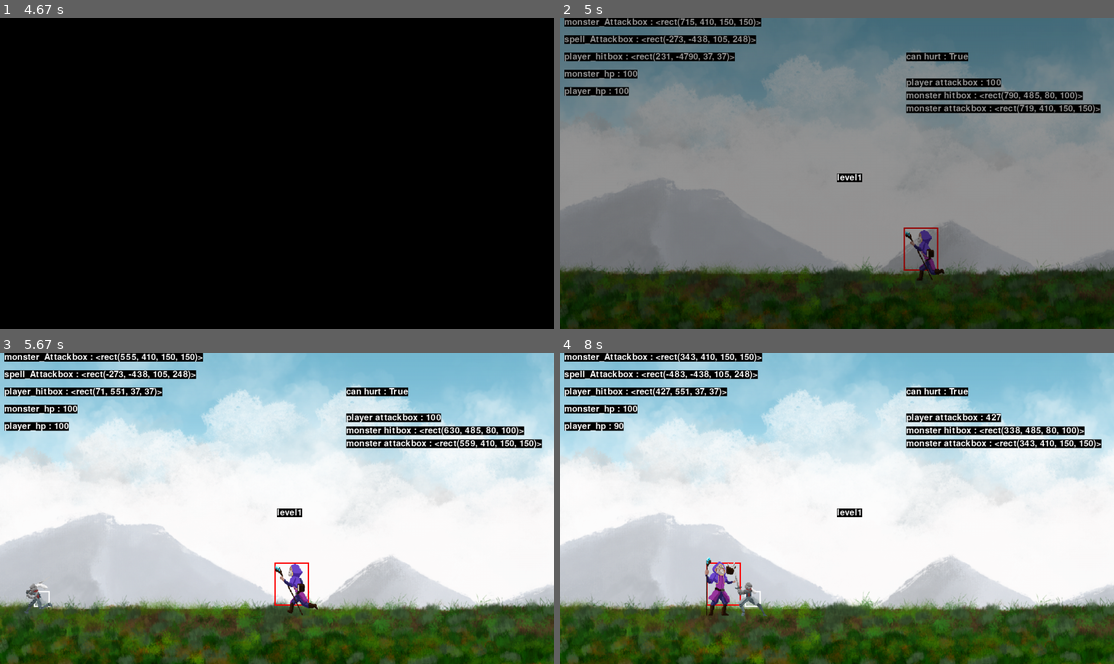
Above: before the commit, frames 1-4 (two rows, left to right).
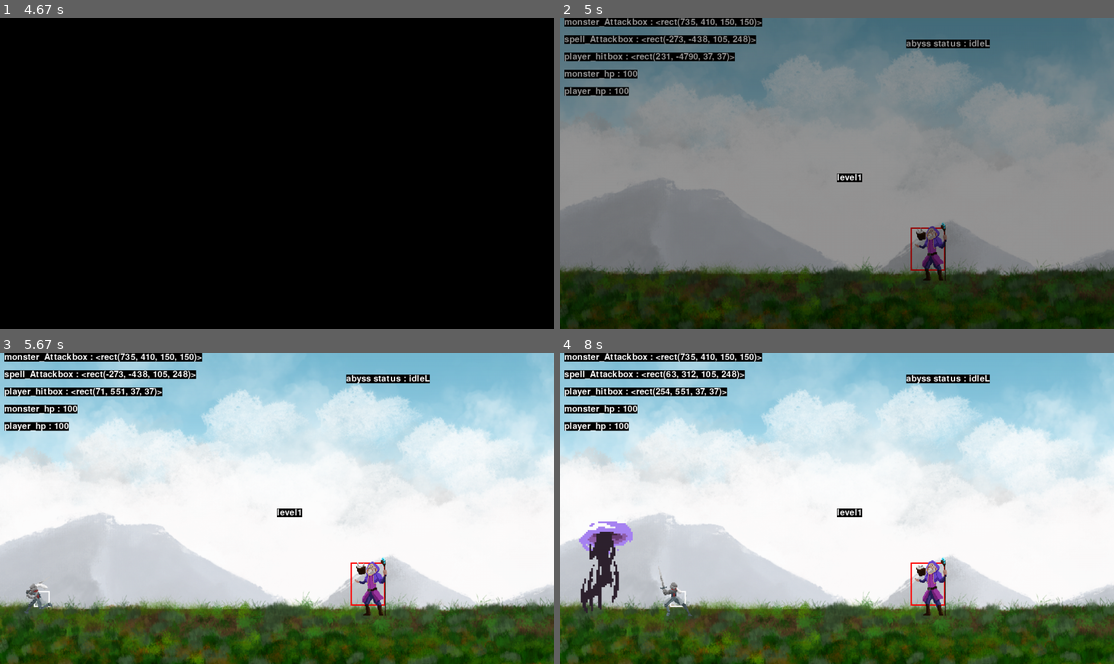
Above: after the commit, the same moments.

Repository: CSID-DGU/2022-1-OSSProj-GaCo-3
Game: pygame game, started from code/game.py
The game is run twice, just before and just after one commit, with the same random seed, the same clock (stepped at 60 frames per second) and the same inputs.
Inputs (mouse positions are in pixels of both pictures, inside the frame that each line leads up to):
- Up to frame 1 (4.67 s): click (277, 173) at 0.38 s
- Up to frame 2 (5 s): tap Space at 4.9 s
- Up to frame 3 (5.67 s): hold Left from 5.23 s (still down)
- Up to frame 4 (8 s): release Left at 5.77 s; hold Left 5.8-6.2 s; hold Right 6.23-6.87 s; hold Left 6.9-7.37 s; hold Right 7.4-7.87 s; tap A at 7.9 s

Frame 1 is identical in both runs. In frame 2, 3.9% of the frame differs, in the area x 22-98%, y 0-85%; in frame 3, 4.6%; in frame 4, 6.8%, in the area x 3-98%, y 0-85%.

Commit message:
feat : abyss spell(with bringer spell)

Diff:
--- a/code/abyss.py
+++ b/code/abyss.py
@@ -15,7 +15,7 @@
         super().__init__(pos, MONSTER_SIZE, groups, obstacle_sprites)
         self.rect = self.image.get_rect(topleft=pos)
         self.hitbox = self.rect.inflate(-220, -200)
-        self.OffsetX = self.scale[0] / 4 # ??????????????????????????????????????????
+        self.OffsetX = self.scale[0] / 4 #??
         self.look_direction = -1
 
         # 공격
@@ -26,13 +26,18 @@
 
         # 아직 어비스 주문 마법을 생성하지 않았으므로 브링어의 주문을 일단 생성
         self.spell = BringerSpell((-500, -500), BRINGER_SPELL_SIZE, groups, self.obstacle_sprites)
+        # spell 공격 상태 및 쿨타임 설정
+        self.can_spell = True
+        self.spell_time = None
+        self.spell_duration_time = 5000 # 5초에 한 번씩 마법 공격 사용
+
         self.isAttack = False
         self.isDead = False
 
         # attack1 상태 및 쿨타임 설정
         self.can_attack = True
         self.attack_time = None
-        self.attack_duration_time = 3000 # 3초에 한 번씩 공격하기
+        self.attack_duration_time = 4000 # 4초에 한 번씩 공격 하기
 
         self.can_hurt = True # default는 공격당할 수 있는 상태, 공격 당한 직후에는 쿨 타임 찰 동안 공격 못 받게 함
         self.hurt_time = None # 공격 당한 직후 해당 시간을 저장, 루프마다 coolsdown()에서 쿨타임 시간 지났는지 확인하기.
@@ -41,13 +46,14 @@
         self.AttackPower = 10 # 공격력
         self.hp = ABYSS_HP # 체력
 
-    def spellON(self): # 얘는 하는 일이 너무 적음. 수정 필요할 듯
-        self.spell.ON(self.targetPos)
+    # def spellON(self): # 얘는 하는 일이 너무 적음. 수정 필요할 듯
+    #     self.spell.ON(self.targetPos)
 
     def import_monster_assets(self):
         self.spr = {'idleL':[], 'idleR':[],
                     'runL':[], 'runR':[],
-                    'attack1L':[], 'attack1R':[], #어비스 이미지 이름은 attack1L, attack1R 로 되어있음. 이거 수정하면 됨
+                    'attack1L':[], 'attack1R':[], # 어비스 이미지 이름은 attack1L, attack1R 로 되어있음. 이거 수정하면 됨
+                    'attack2L':[], 'attack2R':[], # 스펠 공격 전 준비 모션
                     'deathL':[], 'deathR':[],
                     'hurtL':[], 'hurtR':[]}
 
@@ -77,56 +83,75 @@
         self.image = spr[int(self.frame_index)]
         self.rect = self.image.get_rect(center=self.hitbox.center)
 
-        spr = self.spr[self.status]
-        #피격 모션인 경우 애니메이션이 느리게 재생되도록 줄어든 델타타임을 인자로 넘김
-        if 'hurt' in self.status or 'attack' in self.status:
-
+        if 'hurt' in self.status or 'attack1' in self.status: # 피격, 공격 모션일 경우
             if self.frame_index == len(spr) - 1:
-                self.status = 'idleL' if 'L' in self.status else 'idleR' # hurt 이미지가 끝나면 idle 상태로 바꾸기.
+                self.status = 'idleL' if 'L' in self.status else 'idleR' # 이미지 재생이 끝나면 idle 상태로 바꾸기.
+
+        if 'attack2' in self.status: # 마법 공격 상태일 경우
+            if self.frame_index == len(spr) - 1:
+                self.status = 'idleL' if 'L' in self.status else 'idleR' # 이미지 재생이 끝나면 idle 상태로 바꾸기.
+                self.spell.ON(self.targetPos)  # 사용자 위치에 마법 사용
+
 
         if 'death' in self.status and self.animation_end:
             print('death and animation end')
             #임시적 조치로 죽음 모션의 마지막 프레임일 경우 화면 밖으로 내보낸다.
             self.kill()
             self.hitbox.x = 90000
+            self.spell.kill()
             return
 
     def AI(self, df):
         # 플레이어 hitbox의 x 좌표 : self.targetPos
-        # 플레이어와 몬스터의 x좌표 거리가 200이상일 경우, 플레이어 쪽으로 몬스터를 이동시킨다.
+        # 플레이어와 몬스터의 x좌표 거리가 100이상일 경우, 플레이어 쪽으로 몬스터를 이동시킨다.
         distanceX = self.getHitBox().x - self.targetPos # 0보다 크면 플레이어가 왼쪽에 있음, 0보다 작으면 플레이어가 오른쪽에 있음
 
-        # 죽지 않았을 경우, 피격상태가 아닐 경우, 공격 상태가 아닐 경우,
-        if not self.isDead and ('hurt' not in self.status) and ('attack' not in self.status):
-            if abs(distanceX) > 100: # 플레이어와의 거리가 100 이상일 경우에, 플레이어 쪽으로 움직이기.
-                if distanceX > 0: # 플레이어가 왼쪽에 있으면
-                    self.status = 'runL' # 왼쪽으로 움직이는 상태로 변경
-                    self.direction = -1 # 움직일 때 x값이 작아질 수 있게.
-                    self.look_direction = -1
-
-                else: # 플레이어가 오른쪽에 있으면
-                    self.status = 'runR' # 오른쪽으로 움직이는 상태로 변경
-                    self.direction = 1 # 움직일 때 x값이 커질 수 있게.
-                    self.look_direction = 1
-
-            else: # 플레이어와의 거리가 200이하일 경우, 플레이어 방향에 맞춰서 몬스터 방향도 변경해줘야하는 건 동일.
-                if distanceX > 0:  # 플레이어가 왼쪽에 있으면
-                    self.status = 'idleL'
-                    self.direction = -1  # 움직일 때 x값이 작아질 수 있게.
-                    self.look_direction = -1
-
-                else:  # 플레이어가 오른쪽에 있으면
-                    self.status = 'idleR'
-                    self.direction = 1  # 움직일 때 x값이 커질 수 있게.
-                    self.look_direction = 1
-
-                # 쿨 타임 주고 기본 공격 사용
-                if self.can_attack: # 공격 가능 상태일 경우
-                    self.attack_time = pygame.time.get_ticks() # 쿨타임 계산을 위한 공격 시작 시간 저장
-                    self.can_attack = False # 쿨 타임 차기 전까지 공격 못 하도록 can_attack을 False로 변경
-                    self.status = 'attack1L' if self.direction == -1 else 'attack1R' # 방향에 맞게 attack1 상태로 변경
+        if not self.spell.SkillON:
+            # 죽지 않았을 경우, 피격상태가 아닐 경우, 공격 상태가 아닐 경우
+            if (not self.isDead) and ('hurt' not in self.status) and ('attack' not in self.status):
+
+                if not self.animation_end: # 애니메이션이 끝나지 않았으면
+                    return # 상태 변경하지 않도록 ai 종료
+                else: # 애니메이션 재생 끝났으면
+                    # 기존 방향에 맞춰 idle 상태로 변경해주기
+                    if self.look_direction == 1:
+                        self.status = 'idleR'
+                    else:
+                        self.status = 'idleL'
+
+                if abs(distanceX) > 100: # 플레이어와의 거리가 100 이상일 경우에, 플레이어 쪽으로 움직이기.
+                    if distanceX > 0: # 플레이어가 왼쪽에 있으면
+                        self.status = 'runL' # 왼쪽으로 움직이는 상태로 변경
+                        self.direction = -1 # 움직일 때 x값이 작아질 수 있게.
+                        self.look_direction = -1
+
+                    else: # 플레이어가 오른쪽에 있으면
+                        self.status = 'runR' # 오른쪽으로 움직이는 상태로 변경
+                        self.direction = 1 # 움직일 때 x값이 커질 수 있게.
+                        self.look_direction = 1
+
+                else: # 플레이어와의 거리가 200이하일 경우, 플레이어 방향에 맞춰서 몬스터 방향도 변경해줘야하는 건 동일.
+                    if distanceX > 0:  # 플레이어가 왼쪽에 있으면
+                        self.status = 'idleL'
+                        self.direction = -1  # 움직일 때 x값이 작아질 수 있게.
+                        self.look_direction = -1
+
+                    else:  # 플레이어가 오른쪽에 있으면
+                        self.status = 'idleR'
+                        self.direction = 1  # 움직일 때 x값이 커질 수 있게.
+                        self.look_direction = 1
+
+                    # 쿨 타임 주고 기본 공격 사용
+                    if self.can_attack: # 공격 가능 상태일 경우
+                        self.attack_time = pygame.time.get_ticks() # 쿨타임 계산을 위한 공격 시작 시간 저장
+                        self.can_attack = False # 쿨 타임 차기 전까지 공격 못 하도록 can_attack을 False로 변경
+                        self.status = 'attack1L' if self.direction == -1 else 'attack1R' # 방향에 맞게 attack1 상태로 변경
 
             # 쿨 타임을 주고 spell 공격 사용
+            if self.can_spell:  # 마법 공격 가능 상태일 경우
+                self.spell_time = pygame.time.get_ticks()  # 마법 공격 수행 시간 체크
+                self.status = 'attack2L' if 'L' in self.status else 'attack2R'  # 마법 공격 상태로 변경
+                self.can_spell = False  # 마법 불가능 상태로 변경 -> coodsdown에서 시간 지나면 다시 마법 가능 상태로 변경해줌
 
     def move(self):
         if 'run' in self.status:
@@ -140,14 +165,10 @@
     def update(self, df):
         self.AI(df)
         self.animate(df)
-        self.get_status()
+        #self.get_status()
         self.move()
         self.coodsdown()
-
-        debug("can hurt : "+str(self.can_hurt), 800, 80)
-        debug("player attackbox : "+str(self.playerAttackbox.x), 800, 140)
-        debug("monster hitbox : "+str(self.hitbox), 800, 170)
-        debug("monster attackbox : "+str(self.attackBox), 800, 200)
+        debug("abyss status : "+str(self.status), 800, 50)
 
         # 어택 박스 정보 갱신
         if self.direction == -1:
@@ -158,18 +179,17 @@
         # attack animation notify
         # 애니메이션 프레임에 따라서, 스프라이트의 몇 번째 그림에 정확히 공격 이미지가 생성되고 사라지는지를
         # 공격시 어택박스 생성, isAttack 시그널로 사용하기.
-        if 'attack' in self.status and not self.isDead:
+        if 'attack1' in self.status and not self.isDead:
             if (self.frame_index < 6 and self.frame_index > 2): # 어비스 공격 스프라이트의 4, 5, 6 에 공격 이미지 있음
                 # pygame.draw.rect(self.display_surface, (0, 0, 255), self.attackBox, 3)  # 파란색
                 self.isAttack = True
             else:
                 self.isAttack = False
 
-        # 브링어는 spell 공격 전, 준비된 행동이 있음(cast). 하지만 어비스는 일단 없음.
-        # elif 'cast' in self.status and self.animation_end:
-        #     self.spellON()
-
-        # -> 어비스에서 attack을 해줄 때 self.spellON() 해줘야함.
+        # # attack2를 준비 이미지라고 가정, 해당 스프라이트가 다 재생되면 마법을 사용함.
+        # elif 'attack2' in self.status and self.animation_end:
+        #     self.spell.ON(self.targetPos) #사용자 위치에 마법 사용
+        #     # self.spellON()
 
         self.spell.CameraOffset = self.CameraOffset
         self.spell.update(df)
@@ -208,6 +228,10 @@
             if current_time - self.attack_time >= self.attack_duration_time:
                 self.can_attack = True # 다시 공격 가능 상태로 바꿔준다.
 
+        if not self.can_spell: # 마법 공격 시작 후, cans_spell이 False가 됐을 경우
+            if current_time - self.spell_time >= self.spell_duration_time:
+                self.can_spell = True # 쿨타임 시간이 지나면 다시 마법 공격 가능 상태로 바꿔준다.
+
     # scene.py > level_update() 에서 player.hitbox의 x좌표 값을 받아옴.
     # 플레이어를 따라다닐 때 사용할 것.
     def setTargetPos(self, posX):
--- a/code/settings.py
+++ b/code/settings.py
@@ -28,6 +28,7 @@
 ABYSS_IMG_INFO = {'idleL':{'idx':6, 'size': ABYSS_SIZE}, 'idleR':{'idx':6, 'size': ABYSS_SIZE},
                   'runL': {'idx': 8, 'size': ABYSS_SIZE}, 'runR': {'idx': 8, 'size': ABYSS_SIZE},
                   'attack1L': {'idx': 8, 'size': ABYSS_SIZE}, 'attack1R': {'idx': 8, 'size': ABYSS_SIZE},
+                  'attack2L': {'idx': 8, 'size': ABYSS_SIZE}, 'attack2R':{'idx':8, 'size': ABYSS_SIZE},
                   'deathL':{'idx': 7, 'size': ABYSS_SIZE}, 'deathR':{'idx': 7, 'size': ABYSS_SIZE},
                   'hurtL': {'idx': 4, 'size': ABYSS_SIZE}, 'hurtR': {'idx': 4, 'size': ABYSS_SIZE} }
 
